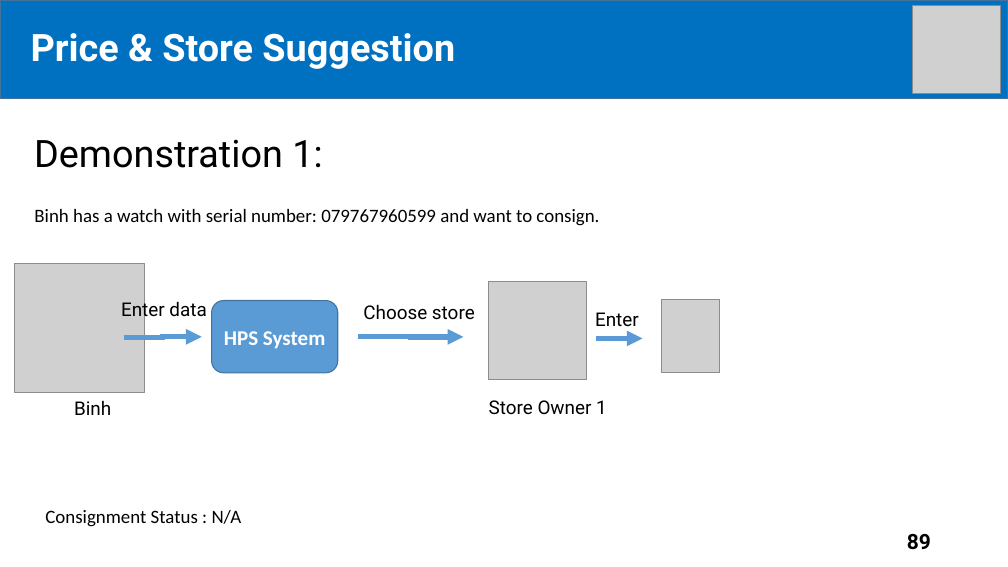
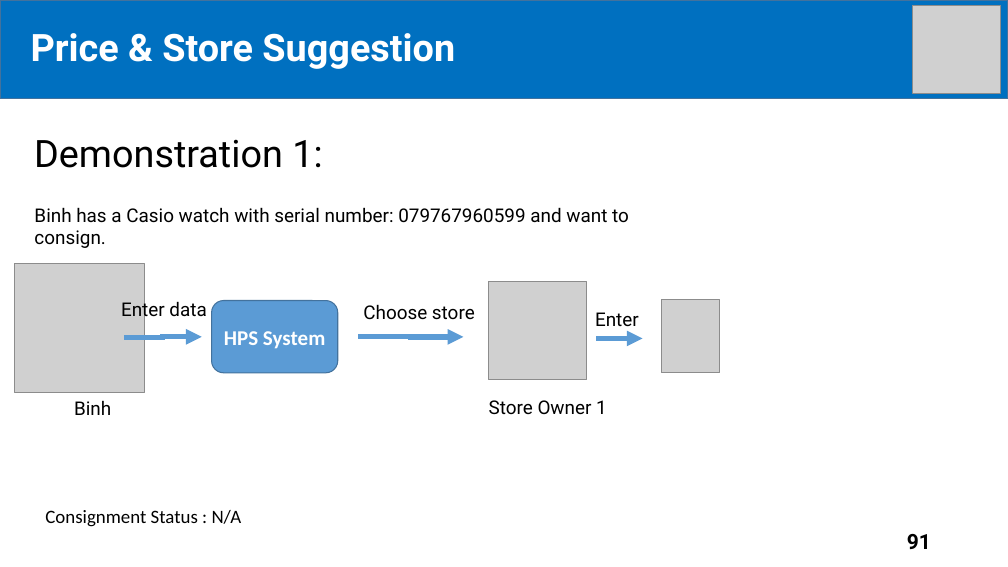
Before and after one commit to tiendan3108/CP, a slide deck: slide 91 of Source/Presentation/PreFinalPresentation.pptx (slide 89 before the commit). Drawn at 1008x567 pixels with LibreOffice and Linux fonts; fonts in the diff are those of the drawing; grey boxes stand for pictures. Boxes give left, top, right and bottom in pixels: in the first picture for what was removed or moved away, otherwise in the second. Text is boxed around its words. In the diff, an @@ line names an element or a change of style, - is before the commit and + after.

Commit message:
update slide

```diff
--- a/Source/Presentation/PreFinalPresentation.pptx
+++ b/Source/Presentation/PreFinalPresentation.pptx
@@ text at <box>34,207,629,223</box>: text changed; font Calibri to Roboto @@
-Binh has a watch with serial number: 079767960599 and want to consign.
+Binh has a Casio watch with serial number: 079767960599 and want to consign.
@@ page number at <box>907,534,931,549</box>: text changed @@
-89
+91
```
Also in this commit, not shown: 12 other slides changed, 2 slides added.
